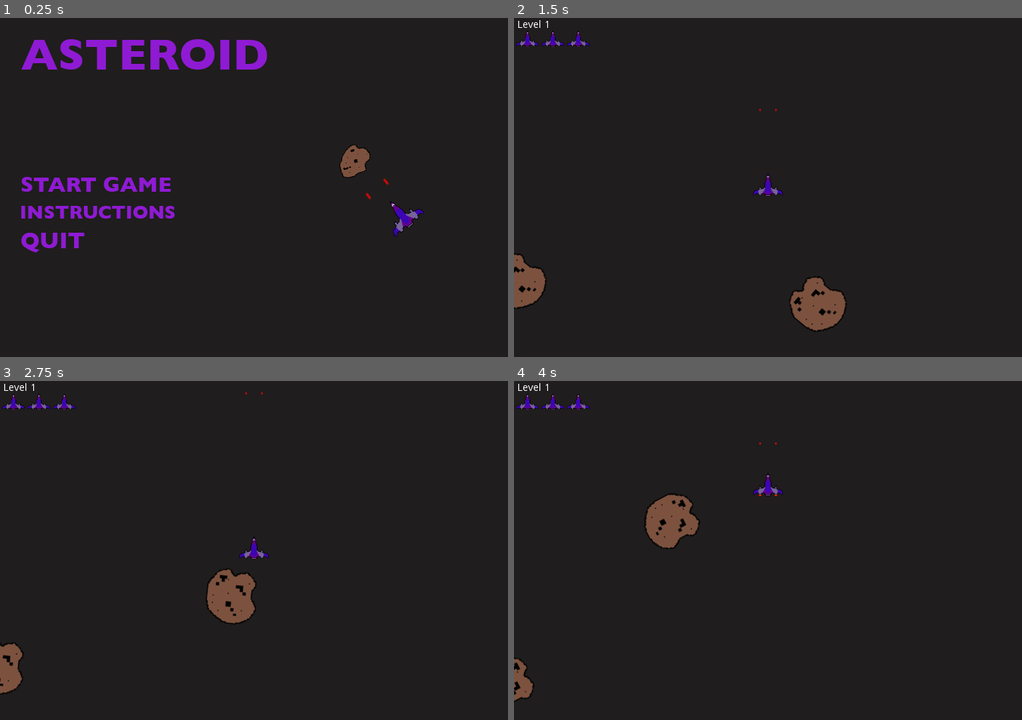
Above: before the commit, frames 1-4 (two rows, left to right).
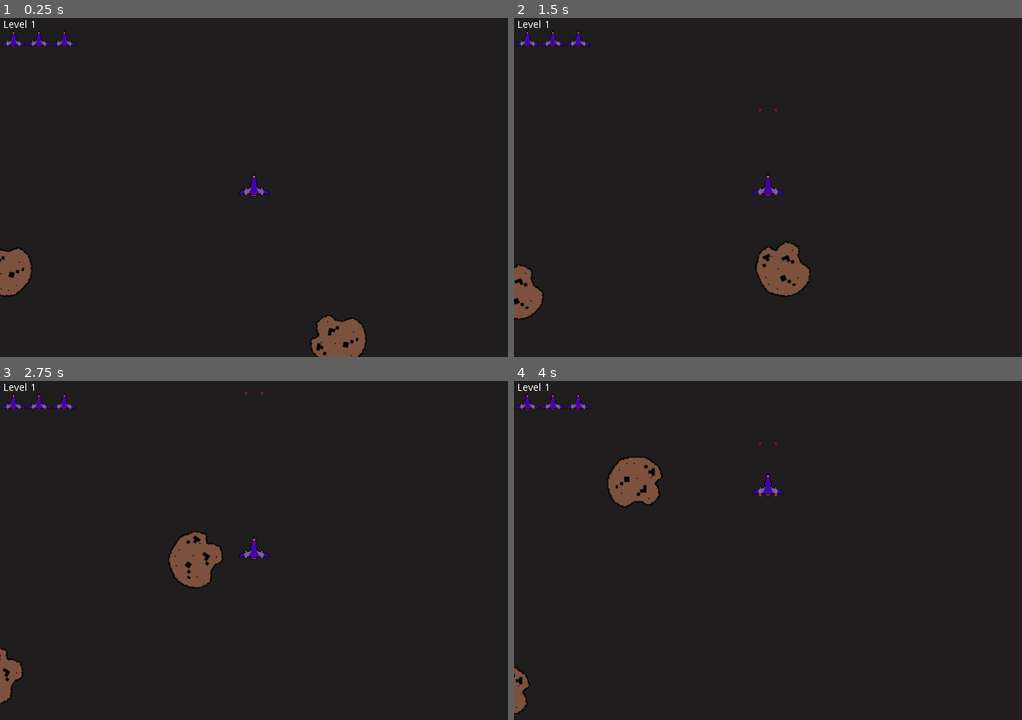
Above: after the commit, the same moments.

Repository: Ricardo41Costa/AsteroidGoDot
Game: Godot game, scene res://Scenes/Main.tscn
The game is run twice, just before and just after one commit, with the same random seed, the same clock (stepped at 60 frames per second) and the same inputs. Before the commit the project starts from res://Scenes/Main_Menu.tscn.
Inputs (mouse positions are in pixels of both pictures, inside the frame that each line leads up to):
- Up to frame 1 (0.25 s): no input
- Up to frame 2 (1.5 s): click (656, 184) at 0.52 s; tap Enter (ui_accept) at 1.25 s; hold Right (ui_right) from 1.28 s (still down)
- Up to frame 3 (2.75 s): tap Enter (ui_accept) at 1.52, 2.27 s; release Right (ui_right) at 2.03 s; hold Left (ui_left) from 2.03 s (still down)
- Up to frame 4 (4 s): release Left (ui_left) at 2.78 s; hold Right (ui_right) 2.78-3.53 s; hold Up (ui_up) from 3.53 s (still down); tap Enter (ui_accept) at 3.77 s

The runs differ from the first frame. In frame 1, 6.9% of the frame differs, in the area x 0-84%, y 0-100%; in frame 2, 2.9%; in frame 3, 2.7%; in frame 4, 2.7%.

Commit message:
main menu 3

Diff:
--- a/project.godot
+++ b/project.godot
@@ -16,7 +16,7 @@
 [application]
 
 config/name="Asteroid"
-run/main_scene="res://Scenes/Main_Menu.tscn"
+run/main_scene="res://Scenes/Main.tscn"
 config/icon="res://icon.png"
 
 [display]
